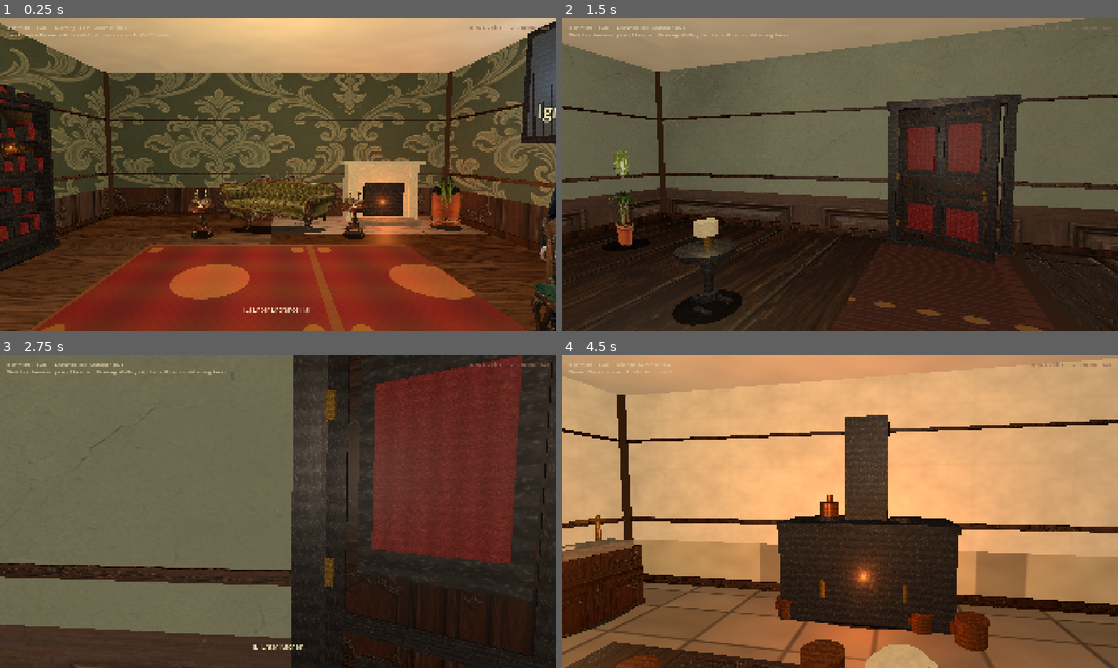
Above: before the commit, frames 1-4 (two rows, left to right).
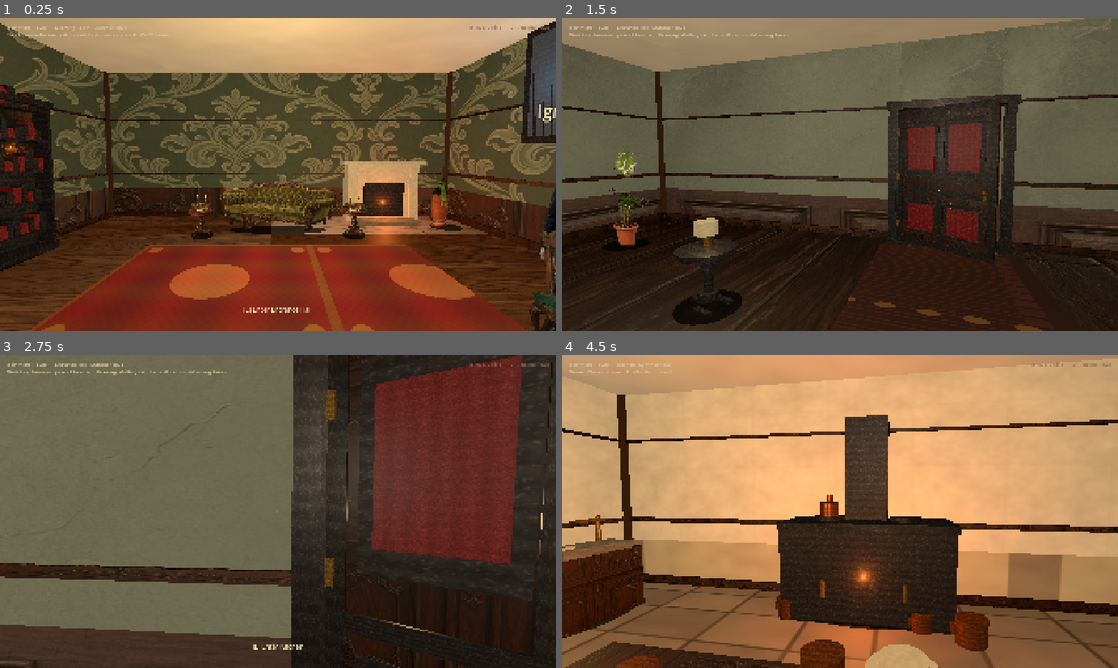
Above: after the commit, the same moments.

Repository: drakewing-eng/aetheric-engine
Game: Godot game, scene res://scenes/fps_main.tscn
The game is run twice, just before and just after one commit, with the same random seed, the same clock (stepped at 60 frames per second) and the same inputs.
Inputs (mouse positions are in pixels of both pictures, inside the frame that each line leads up to):
- Up to frame 1 (0.25 s): no input
- Up to frame 2 (1.5 s): tap Enter at 0.5 s; move the mouse to (867, 174) at 0.52 s; hold E (interact) 0.53-1.28 s; hold W (move_forward) from 0.53 s (still down); click (867, 174) at 0.67 s; move the mouse to (812, 174) at 1.27 s; tap E (interact) at 1.35 s
- Up to frame 3 (2.75 s): keep holding W (move_forward); tap E (interact) at 2 s; move the mouse to (289, 505) at 2.02 s; hold E (interact) from 2.03 s (still down)
- Up to frame 4 (4.5 s): keep holding W (move_forward); move the mouse to (834, 517) at 2.77 s; release E (interact) at 2.78 s; tap E (interact) at 2.85, 4.35 s; click (834, 517) at 2.92 s; move the mouse to (878, 514) at 3.52 s; hold E (interact) 3.53-4.28 s; tap Enter at 4.25 s; move the mouse to (795, 508) at 4.27 s

The runs differ from the first frame. In frame 1, 18% of the frame differs, in the area x 0-100%, y 1-100%; in frame 2, 1.4%; in frame 3, 0.4%; in frame 4, 2.3%.

Commit message:
art: door wall openings + portal tunnels, ground billboards, face-camera plants

Diff:
--- a/aetheric-engine-godot/scripts/fps_props.gd
+++ b/aetheric-engine-godot/scripts/fps_props.gd
@@ -663,6 +663,8 @@
 			bp["width"] = prop.get("width", 0.9 * float(prop.get("scale", 1.0)))
 			bp["height"] = prop.get("height", 1.4 * float(prop.get("scale", 1.0)))
 			bp["solid"] = true
+			bp["face_camera"] = true  # plants always face player
+			bp["sink"] = 0.02
 			return _make_billboard_prop(bp)
 	var root := Node3D.new()
 	root.name = "Plant"
@@ -968,15 +970,20 @@
 # ─── Billboard hero furniture (painted cards) ────────────────────────────────
 
 static func _make_billboard_prop(prop: Dictionary) -> Node3D:
-	## Alpha-cut painted furniture card — fixed yaw (NOT camera billboard).
-	## Requires clean transparent PNG; studio-bg assets will look like brown squares.
+	## Alpha-cut painted card. Ground-aligned (bottom of quad on floor).
+	## face_camera=true → FIXED_Y billboard (plants); false → fixed room yaw (furniture).
 	var root := Node3D.new()
 	root.name = "BillboardProp"
 	var tex_path: String = prop.get("texture", "")
 	var width: float = prop.get("width", 1.0)
 	var height: float = prop.get("height", 1.1)
+	# Ground align: center of quad is at height/2 so feet sit on floor (y=0)
 	var y_off: float = prop.get("y_offset", height * 0.5)
+	# Slight sink so transparent padding doesn't make objects float
+	var sink: float = float(prop.get("sink", 0.04))
+	y_off = y_off - sink
 	var solid: bool = prop.get("solid", true)
+	var face_camera: bool = bool(prop.get("face_camera", false))
 
 	var mi := MeshInstance3D.new()
 	var mesh := QuadMesh.new()
@@ -989,34 +996,37 @@
 		mat.albedo_color = Color(1, 1, 1)
 	else:
 		mat.albedo_color = MAHOGANY
-	# Alpha scissor hard-cuts bg; no soft edges that sort badly with furniture
 	mat.transparency = BaseMaterial3D.TRANSPARENCY_ALPHA_SCISSOR
-	mat.alpha_scissor_threshold = 0.5
+	mat.alpha_scissor_threshold = 0.45
 	mat.cull_mode = BaseMaterial3D.CULL_DISABLED
 	mat.shading_mode = BaseMaterial3D.SHADING_MODE_PER_PIXEL
 	mat.texture_filter = BaseMaterial3D.TEXTURE_FILTER_LINEAR_WITH_MIPMAPS
 	mat.depth_draw_mode = BaseMaterial3D.DEPTH_DRAW_OPAQUE_ONLY
-	# IMPORTANT: do NOT set billboard_mode — furniture must keep room yaw
-	mat.billboard_mode = BaseMaterial3D.BILLBOARD_DISABLED
+	if face_camera:
+		# Plants: always face player so they don't look like paper edges
+		mat.billboard_mode = BaseMaterial3D.BILLBOARD_FIXED_Y
+	else:
+		mat.billboard_mode = BaseMaterial3D.BILLBOARD_DISABLED
 	mi.material_override = mat
 	mi.position = Vector3(0, y_off, 0)
 	root.add_child(mi)
 
-	# Back-facing second quad — offset enough to avoid z-fight flicker while walking
-	var mi_b := MeshInstance3D.new()
-	mi_b.mesh = mesh
-	mi_b.material_override = mat
-	mi_b.position = Vector3(0, y_off, -0.04)
-	mi_b.rotation_degrees.y = 180.0
-	root.add_child(mi_b)
+	if not face_camera:
+		# Back face for fixed furniture cards only
+		var mi_b := MeshInstance3D.new()
+		mi_b.mesh = mesh
+		mi_b.material_override = mat
+		mi_b.position = Vector3(0, y_off, -0.05)
+		mi_b.rotation_degrees.y = 180.0
+		root.add_child(mi_b)
 
 	if solid:
 		var body := StaticBody3D.new()
 		var col := CollisionShape3D.new()
 		var shape := BoxShape3D.new()
-		shape.size = Vector3(width * 0.7, height * 0.85, 0.4)
+		shape.size = Vector3(width * 0.65, height * 0.75, 0.35)
 		col.shape = shape
-		col.position = Vector3(0, y_off * 0.9, 0)
+		col.position = Vector3(0, maxf(y_off * 0.85, 0.35), 0)
 		body.add_child(col)
 		root.add_child(body)
 
--- a/aetheric-engine-godot/scripts/fps_room_builder.gd
+++ b/aetheric-engine-godot/scripts/fps_room_builder.gd
@@ -27,15 +27,19 @@
 	_add_ceiling(w, d, h, ceiling_tint)
 	_add_corner_posts(w, d, h, backing)
 
+	var doors: Array = room.get("doors", [])
+
 	if victorian:
 		var paper: String = room.get("wallpaper", "")
 		var wainscot: String = room.get("wainscot", "")
-		_add_victorian_wall("North", Vector3(0, h * 0.5, -d * 0.5), 0.0, w, h, paper, wainscot, backing)
-		_add_victorian_wall("West", Vector3(-w * 0.5, h * 0.5, 0), 90.0, d, h, paper, wainscot, backing)
-		_add_victorian_wall("East", Vector3(w * 0.5, h * 0.5, 0), -90.0, d, h, paper, wainscot, backing)
-		_add_victorian_wall("South", Vector3(0, h * 0.5, d * 0.5), 180.0, w, h, paper, wainscot, backing)
-		# Period skirting / baseboard along floor line (visual only)
+		# Split walls around door openings (no solid wall through an open door)
+		_add_victorian_facade("North", 0.0, w, h, paper, wainscot, backing, doors, w, d)
+		_add_victorian_facade("West", 90.0, d, h, paper, wainscot, backing, doors, w, d)
+		_add_victorian_facade("East", -90.0, d, h, paper, wainscot, backing, doors, w, d)
+		_add_victorian_facade("South", 180.0, w, h, paper, wainscot, backing, doors, w, d)
 		_add_skirting(w, d)
+		for door in doors:
+			_add_door_portal(door, w, d, h)
 	else:
 		var backdrop_tex: String = walls.get("backdrop", walls.get("north", ""))
 		if backdrop_tex != "":
@@ -49,13 +53,10 @@
 		var le: float = float(room.get("light_energy", 1.2))
 		var lc: Color = room.get("light_color", Color(1.0, 0.9, 0.72))
 		_add_wall_lamp(Vector3(0, h * 0.55, -1.5), d, le, lc)
-		# Second warm fill so priority rooms feel candlelit Victorian, not flat office light.
 		_add_wall_lamp(Vector3(w * 0.25, h * 0.5, d * 0.15), d * 0.85, le * 0.55, lc)
-		# Corner fill for larger rooms (hall/gallery) — soft so not over-bright.
 		if w >= 12.0 or d >= 11.0:
 			_add_wall_lamp(Vector3(-w * 0.3, h * 0.48, -d * 0.2), d * 0.7, le * 0.4, lc)
 
-	var doors: Array = room.get("doors", [])
 	# Solid perimeter with gaps at doorways so the player can stand in a door and press E.
 	_add_bounds(w, d, h, doors)
 
@@ -141,6 +142,215 @@
 	lamp.position = pos
 	add_child(lamp)
 
+func _add_victorian_facade(
+	wall_name: String,
+	yaw_deg: float,
+	plane_w: float,
+	plane_h: float,
+	paper_tex: String,
+	wainscot_tex: String,
+	fallback: Color,
+	doors: Array,
+	room_w: float,
+	room_d: float,
+) -> void:
+	## Build this facade as horizontal segments with gaps where doors sit.
+	var gaps: Array = _door_gaps_on_wall(wall_name, doors, room_w, room_d)
+	var half := plane_w * 0.5
+	var segs: Array = _segments_with_gaps(-half, half, gaps)
+	var wall_center := _wall_center(wall_name, room_w, room_d, plane_h)
+	var i := 0
+	for seg in segs:
+		var a: float = float(seg[0])
+		var b: float = float(seg[1])
+		var seg_w: float = b - a
+		if seg_w < 0.12:
+			continue
+		var mid: float = (a + b) * 0.5
+		var pos := wall_center + _wall_tangent(wall_name) * mid
+		_add_victorian_wall(
+			"%s_seg%d" % [wall_name, i],
+			pos,
+			yaw_deg,
+			seg_w,
+			plane_h,
+			paper_tex,
+			wainscot_tex,
+			fallback,
+			false  # no expand into door openings
+		)
+		i += 1
+	# Lintel strip above each door opening (so the hole is door-height, not full wall)
+	for g in gaps:
+		var gc: float = float(g[0])
+		var gh: float = float(g[1])
+		var door_h: float = float(g[2]) if g.size() > 2 else 2.35
+		var lintel_h: float = maxf(0.25, plane_h - door_h - 0.05)
+		if lintel_h < 0.15:
+			continue
+		var lintel_y: float = door_h + lintel_h * 0.5
+		var pos2 := wall_center + _wall_tangent(wall_name) * gc
+		pos2.y = lintel_y
+		_add_wall_plane(
+			"%s_lintel" % wall_name,
+			pos2,
+			yaw_deg,
+			Vector2(gh * 2.0 + 0.1, lintel_h),
+			paper_tex,
+			fallback,
+			true
+		)
+
+
+func _wall_center(wall_name: String, room_w: float, room_d: float, plane_h: float) -> Vector3:
+	var y := plane_h * 0.5
+	match wall_name:
+		"North":
+			return Vector3(0, y, -room_d * 0.5)
+		"South":
+			return Vector3(0, y, room_d * 0.5)
+		"West":
+			return Vector3(-room_w * 0.5, y, 0)
+		"East":
+			return Vector3(room_w * 0.5, y, 0)
+		_:
+			return Vector3.ZERO
+
+
+func _wall_tangent(wall_name: String) -> Vector3:
+	## Unit axis along the wall (increasing gap coordinate).
+	match wall_name:
+		"North", "South":
+			return Vector3(1, 0, 0)
+		"West", "East":
+			return Vector3(0, 0, 1)
+		_:
+			return Vector3(1, 0, 0)
+
+
+func _door_gaps_on_wall(wall_name: String, doors: Array, room_w: float, room_d: float) -> Array:
+	## Returns [center_along_wall, half_width, door_height] for doors on this wall.
+	var out: Array = []
+	var half_w := room_w * 0.5
+	var half_d := room_d * 0.5
+	for door in doors:
+		var p: Array = door.get("pos", [0, 0, 0])
+		var px := float(p[0])
+		var pz := float(p[2])
+		var s: Array = door.get("size", [1.6, 2.4, 0.3])
+		var door_w: float = maxf(float(s[0]), 1.4)
+		var door_h: float = maxf(float(s[1]), 2.2)
+		var gap_half := door_w * 0.5 + 0.08
+		var dn := absf(pz + half_d)
+		var ds := absf(pz - half_d)
+		var dw := absf(px + half_w)
+		var de := absf(px - half_w)
+		var m := minf(minf(dn, ds), minf(dw, de))
+		if wall_name == "North" and is_equal_approx(m, dn):
+			out.append([px, gap_half, door_h])
+		elif wall_name == "South" and is_equal_approx(m, ds):
+			out.append([px, gap_half, door_h])
+		elif wall_name == "West" and is_equal_approx(m, dw):
+			out.append([pz, gap_half, door_h])
+		elif wall_name == "East" and is_equal_approx(m, de):
+			out.append([pz, gap_half, door_h])
+	return out
+
+
+func _segments_with_gaps(left: float, right: float, gaps: Array) -> Array:
+	## gaps: [center, half_width, ...]
+	var cuts: Array = gaps.duplicate()
+	cuts.sort_custom(func(a, b): return float(a[0]) < float(b[0]))
+	var segs: Array = []
+	var cursor := left
+	for g in cuts:
+		var c: float = float(g[0])
+		var hh: float = float(g[1])
+		var gl: float = c - hh
+		var gr: float = c + hh
+		if gl > cursor + 0.08:
+			segs.append([cursor, gl])
+		cursor = maxf(cursor, gr)
+	if right > cursor + 0.08:
+		segs.append([cursor, right])
+	if segs.is_empty():
+		segs.append([left, right])
+	return segs
+
+
+func _add_door_portal(door: Dictionary, room_w: float, room_d: float, room_h: float) -> void:
+	## Only one room is loaded at a time — a short dim corridor behind the door
+	## reads as a passage instead of a solid exterior wall (Myst-style portal).
+	var p: Array = door.get("pos", [0, 0, 0])
+	var px := float(p[0])
+	var pz := float(p[2])
+	var s: Array = door.get("size", [1.6, 2.4, 0.3])
+	var door_w: float = maxf(float(s[0]), 1.4)
+	var door_h: float = maxf(float(s[1]), 2.2)
+	var half_w := room_w * 0.5
+	var half_d := room_d * 0.5
+	var dn := absf(pz + half_d)
+	var ds := absf(pz - half_d)
+	var dw := absf(px + half_w)
+	var de := absf(px - half_w)
+	var m := minf(minf(dn, ds), minf(dw, de))
+	var depth := 2.2
+	var root := Node3D.new()
+	root.name = "DoorPortal"
+	var floor_col := Color(0.18, 0.12, 0.08)
+	var wall_col := Color(0.28, 0.22, 0.16)
+	var out_dir := Vector3.ZERO
+	if is_equal_approx(m, dn):
+		out_dir = Vector3(0, 0, -1)
+		root.position = Vector3(px, 0, -half_d)
+	elif is_equal_approx(m, ds):
+		out_dir = Vector3(0, 0, 1)
+		root.position = Vector3(px, 0, half_d)
+	elif is_equal_approx(m, dw):
+		out_dir = Vector3(-1, 0, 0)
+		root.position = Vector3(-half_w, 0, pz)
+	else:
+		out_dir = Vector3(1, 0, 0)
+		root.position = Vector3(half_w, 0, pz)
+	# Orient local +Z along outward
+	if absf(out_dir.x) > 0.5:
+		root.rotation_degrees.y = -90.0 if out_dir.x > 0.0 else 90.0
+	elif out_dir.z > 0.0:
+		root.rotation_degrees.y = 180.0
+	else:
+		root.rotation_degrees.y = 0.0
+	add_child(root)
+	# Floor of portal
+	_add_portal_box(root, Vector3(0, 0.02, -depth * 0.5), Vector3(door_w + 0.15, 0.04, depth), floor_col)
+	# Ceiling
+	_add_portal_box(root, Vector3(0, door_h + 0.05, -depth * 0.5), Vector3(door_w + 0.15, 0.06, depth), wall_col.darkened(0.15))
+	# Side walls
+	_add_portal_box(root, Vector3(-door_w * 0.5 - 0.04, door_h * 0.5, -depth * 0.5), Vector3(0.08, door_h, depth), wall_col)
+	_add_portal_box(root, Vector3(door_w * 0.5 + 0.04, door_h * 0.5, -depth * 0.5), Vector3(0.08, door_h, depth), wall_col)
+	# Far end dark wall (suggests more house beyond)
+	_add_portal_box(root, Vector3(0, door_h * 0.5, -depth), Vector3(door_w + 0.2, door_h + 0.1, 0.08), Color(0.08, 0.06, 0.05))
+	# Dim warm light inside passage
+	var dim := OmniLight3D.new()
+	dim.light_color = Color(1.0, 0.82, 0.55)
+	dim.light_energy = 0.35
+	dim.omni_range = depth + 1.0
+	dim.position = Vector3(0, door_h * 0.6, -depth * 0.45)
+	root.add_child(dim)
+
+
+func _add_portal_box(parent: Node3D, pos: Vector3, size: Vector3, color: Color) -> void:
+	var mi := MeshInstance3D.new()
+	var mesh := BoxMesh.new()
+	mesh.size = size
+	mi.mesh = mesh
+	var mat := StandardMaterial3D.new()
+	mat.albedo_color = color
+	mat.roughness = 0.85
+	mi.material_override = mat
+	mi.position = pos
+	parent.add_child(mi)
+
+
 func _add_victorian_wall(
 	wall_name: String,
 	pos: Vector3,
@@ -150,10 +360,11 @@
 	paper_tex: String,
 	wainscot_tex: String,
 	fallback: Color,
+	expand: bool = true,
 ) -> void:
 	## Paper sits slightly in front of wainscot to kill coplanar z-fighting.
 	## Chair rail covers the join (horizon shimmer when walking).
-	var cover_w := plane_w + WALL_OVERLAP * 2.0
+	var cover_w := plane_w + (WALL_OVERLAP * 2.0 if expand else 0.04)
 	var cover_h := plane_h + WALL_TRIM_Y * 2.0
 	# Leave a small vertical gap so layers don't share an edge in depth
 	var join := WAINSCOT_H
--- a/aetheric-engine-godot/scripts/fps_rooms.gd
+++ b/aetheric-engine-godot/scripts/fps_rooms.gd
@@ -47,13 +47,15 @@
 			#   sofa.png   = mahogany writing desk with still-life
 			#   chair.png  = red wing armchair
 			#   armchair.png = green side chair
+			# sink lowers card so feet touch floor (transparent padding in PNGs)
 			{
 				"kind": "billboard_prop",
 				"pos": [0.0, 0.0, -3.55],
 				"yaw": 0.0,
 				"texture": PROP_DIR + "desk.png",
 				"width": 2.6,
-				"height": 1.2,
+				"height": 1.15,
+				"sink": 0.08,
 			},
 			{
 				"kind": "billboard_prop",
@@ -61,7 +63,8 @@
 				"yaw": -25.0,
 				"texture": PROP_DIR + "chair.png",
 				"width": 1.1,
-				"height": 1.4,
+				"height": 1.35,
+				"sink": 0.06,
 			},
 			{
 				"kind": "billboard_prop",
@@ -69,7 +72,8 @@
 				"yaw": -90.0,
 				"texture": PROP_DIR + "sofa.png",
 				"width": 1.65,
-				"height": 1.25,
+				"height": 1.2,
+				"sink": 0.06,
 			},
 			{
 				"kind": "billboard_prop",
@@ -77,7 +81,8 @@
 				"yaw": 100.0,
 				"texture": PROP_DIR + "armchair.png",
 				"width": 0.75,
-				"height": 1.2,
+				"height": 1.15,
+				"sink": 0.05,
 			},
 			{
 				"kind": "billboard_prop",
@@ -85,7 +90,8 @@
 				"yaw": -15.0,
 				"texture": PROP_DIR + "side_table.png",
 				"width": 0.55,
-				"height": 0.95,
+				"height": 0.9,
+				"sink": 0.05,
 			},
 			{
 				"kind": "billboard_prop",
@@ -93,7 +99,8 @@
 				"yaw": 15.0,
 				"texture": PROP_DIR + "side_table.png",
 				"width": 0.55,
-				"height": 0.95,
+				"height": 0.9,
+				"sink": 0.05,
 			},
 			# Mesh armchair for a second seating angle (richer 3D silhouette)
 			{"kind": "armchair", "pos": [2.1, 0.0, 2.15], "yaw": -145.0},
Not shown, added: SCRATCH/VISUAL_LOOP_AUTONOMOUS.md
